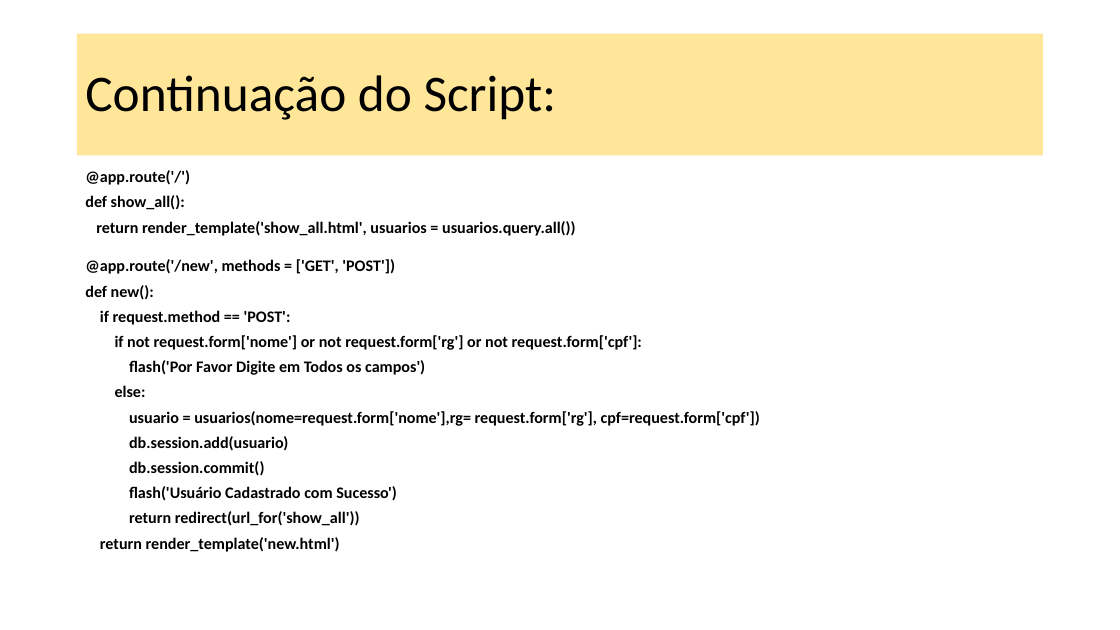
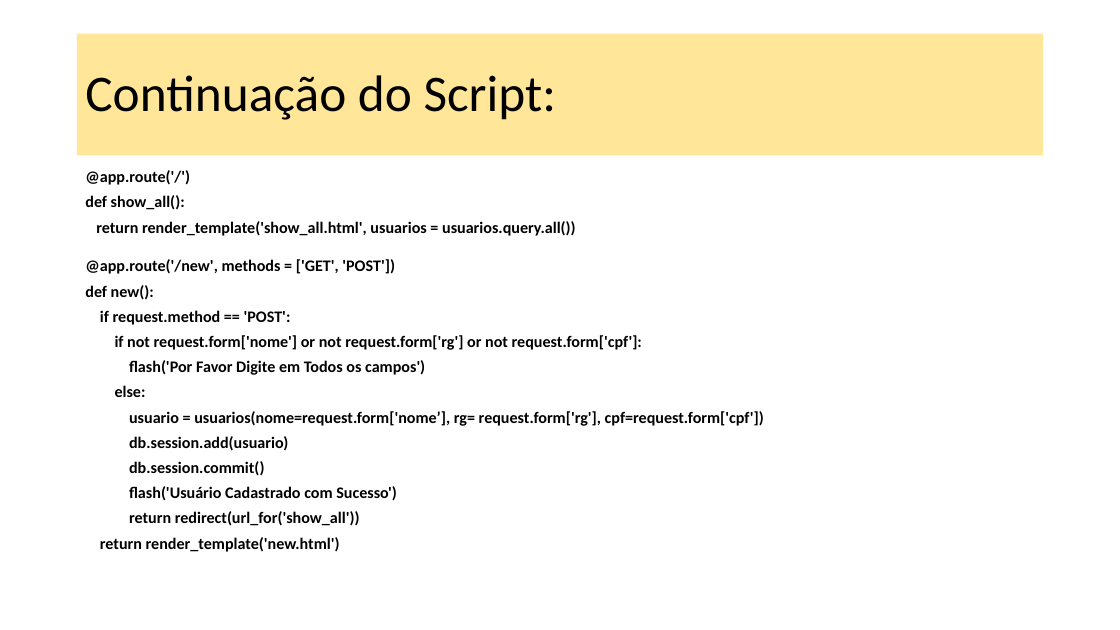
Before and after one commit to dourivaljunior/Curso-de-Flask, a slide deck: slide 27 of Aula 06 Flask.pptx (slide 24 before the commit). Drawn at 1120x630 pixels with LibreOffice and Linux fonts; fonts in the diff are those of the drawing. Boxes give left, top, right and bottom in pixels: in the first picture for what was removed or moved away, otherwise in the second. Text is boxed around its words. In the diff, an @@ line names an element or a change of style, - is before the commit and + after.

```diff
--- a/Aula 06 Flask.pptx
+++ b/Aula 06 Flask.pptx
@@ text at (129, 411, 764, 426): text changed @@
-usuario = usuarios(nome=request.form['nome'],rg= request.form['rg'], cpf=request.form['cpf'])
+usuario = usuarios(nome=request.form['nome’], rg= request.form['rg'], cpf=request.form['cpf'])
```
Also in this commit, not shown: 15 other slides changed, 6 slides added, 1 slide removed, 1 other file.
